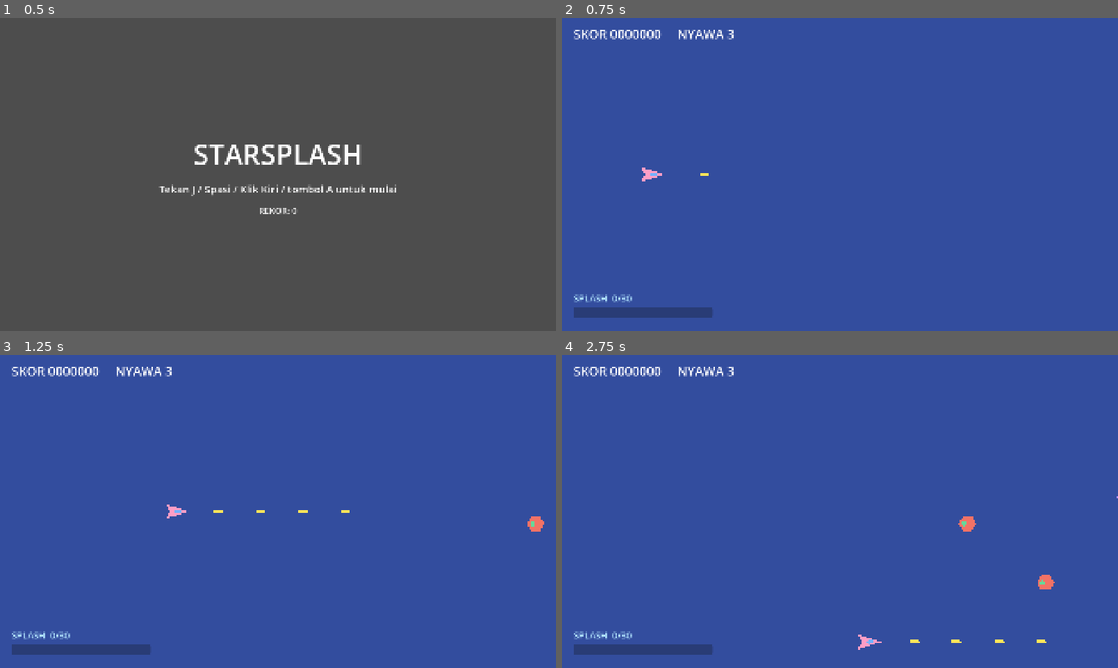
Above: before the commit, frames 1-4 (two rows, left to right).
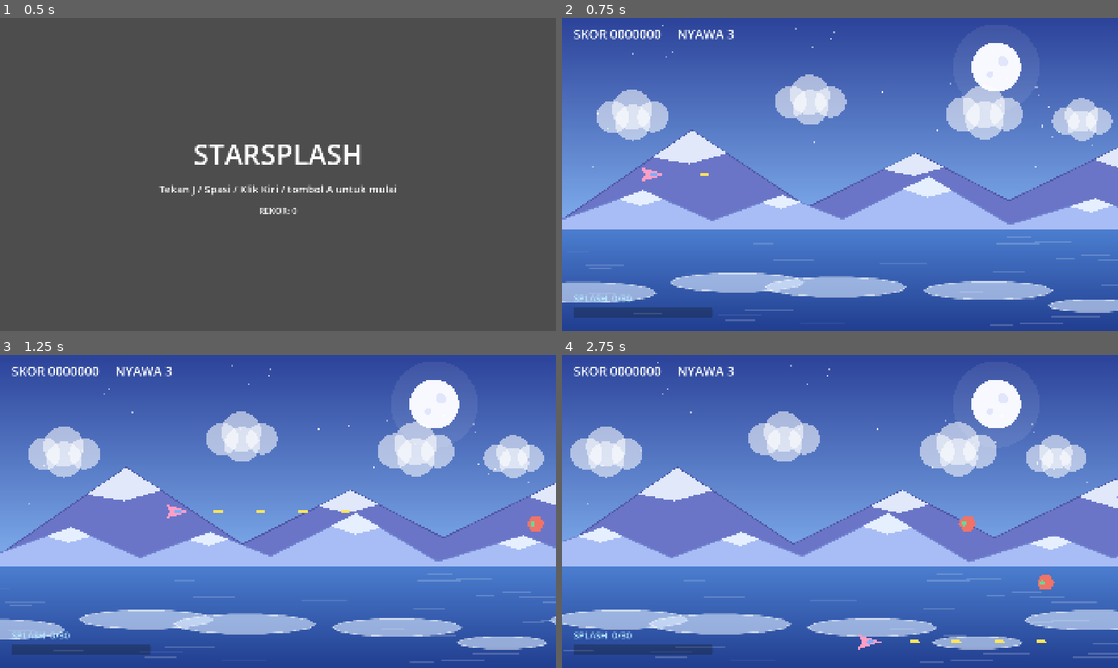
Above: after the commit, the same moments.

Repository: IhsanDwiPutra/Starsplash
Game: Godot game, scene res://scenes/ui/main_menu.tscn
Same seed, same stepped clock (60 frames per second), same inputs: the game is played once before the commit and once after it.
Inputs:
- Up to frame 1 (0.5 s): no input
- Up to frame 2 (0.75 s): tap Enter at 0.5 s; hold D (move_right) from 0.53 s (still down); hold J (fire) from 0.53 s (still down)
- Up to frame 3 (1.25 s): keep holding D (move_right); keep holding J (fire)
- Up to frame 4 (2.75 s): release D (move_right) at 1.28 s; release J (fire) at 1.28 s; hold S (move_down) 1.28-2.03 s; tap L (splash) at 1.35 s; hold D (move_right) from 2.03 s (still down); hold J (fire) from 2.03 s (still down)

Frame 1 is identical in both runs. In frame 2, 65% of the frame differs, in the area x 0-100%, y 2-98%; in frame 3, 65%; in frame 4, 65%.

Commit message:
feat: procedural parallax background for Frozen Sea world

Diff:
--- a/scenes/levels/test_level.tscn
+++ b/scenes/levels/test_level.tscn
@@ -3,6 +3,7 @@
 [ext_resource type="Script" path="res://scripts/levels/test_level.gd" id="1_level"]
 [ext_resource type="PackedScene" path="res://scenes/player/player.tscn" id="2_player"]
 [ext_resource type="Script" path="res://scripts/ui/hud.gd" id="3_hud"]
+[ext_resource type="Script" path="res://scripts/fx/parallax_background.gd" id="4_bg"]
 
 [node name="TestLevel" type="Node2D"]
 script = ExtResource("1_level")
@@ -17,6 +18,9 @@
 grow_horizontal = 2
 grow_vertical = 2
 color = Color(0.2, 0.3, 0.62, 1)
+
+[node name="Parallax" type="Node2D" parent="Background"]
+script = ExtResource("4_bg")
 
 [node name="Enemies" type="Node2D" parent="."]
 
--- /dev/null
+++ b/scripts/fx/bg_layer.gd
@@ -0,0 +1,59 @@
+class_name BgLayer
+extends Node2D
+## Satu lapisan parallax prosedural. Bentuk digambar sekali (2 salinan untuk looping mulus)
+## lalu hanya digeser, jadi murah untuk Web/Android.
+
+var speed: float = 0.0
+var tile_width: float = 3840.0
+
+var _items: Array[Dictionary] = []
+
+
+func add_poly(points: PackedVector2Array, color: Color, outline: Color = Color(0, 0, 0, 0), closed_outline_count: int = 0) -> void:
+	_items.append({"kind": "poly", "pts": points, "color": color, "outline": outline, "outline_count": closed_outline_count})
+
+
+func add_gradient(points: PackedVector2Array, colors: PackedColorArray) -> void:
+	_items.append({"kind": "gradient", "pts": points, "colors": colors})
+
+
+func add_circle(pos: Vector2, radius: float, color: Color) -> void:
+	_items.append({"kind": "circle", "pos": pos, "r": radius, "color": color})
+
+
+func add_line(from: Vector2, to: Vector2, color: Color, width: float) -> void:
+	_items.append({"kind": "line", "a": from, "b": to, "color": color, "width": width})
+
+
+func _process(delta: float) -> void:
+	if speed <= 0.0:
+		return
+	position.x -= speed * delta
+	if position.x <= -tile_width:
+		position.x += tile_width
+
+
+func _draw() -> void:
+	var copies: int = 2 if speed > 0.0 else 1
+	for copy in copies:
+		draw_set_transform(Vector2(tile_width * copy, 0.0))
+		for item in _items:
+			_draw_item(item)
+	draw_set_transform(Vector2.ZERO)
+
+
+func _draw_item(item: Dictionary) -> void:
+	match item["kind"]:
+		"poly":
+			draw_colored_polygon(item["pts"], item["color"])
+			var outline: Color = item["outline"]
+			if outline.a > 0.0:
+				var pts: PackedVector2Array = item["pts"]
+				var count: int = item["outline_count"] if item["outline_count"] > 0 else pts.size()
+				draw_polyline(pts.slice(0, count), outline, 4.0, true)
+		"gradient":
+			draw_polygon(item["pts"], item["colors"])
+		"circle":
+			draw_circle(item["pos"], item["r"], item["color"])
+		"line":
+			draw_line(item["a"], item["b"], item["color"], item["width"], true)
--- /dev/null
+++ b/scripts/fx/parallax_background.gd
@@ -0,0 +1,132 @@
+extends Node2D
+## Background parallax dunia Laut Beku (placeholder prosedural, pastel flat).
+## Semua bentuk dibuat dari kode dengan seed tetap, jadi hasilnya selalu sama.
+
+const SCREEN: Vector2 = Vector2(1920.0, 1080.0)
+const TILE_W: float = 3840.0
+const HORIZON_Y: float = 720.0
+
+const SKY_TOP: Color = Color(0.17, 0.26, 0.6)
+const SKY_HORIZON: Color = Color(0.5, 0.68, 0.93)
+const SEA_TOP: Color = Color(0.3, 0.5, 0.82)
+const SEA_BOTTOM: Color = Color(0.13, 0.24, 0.56)
+const FAR_MOUNTAIN: Color = Color(0.42, 0.46, 0.78)
+const FAR_OUTLINE: Color = Color(0.3, 0.33, 0.64)
+const ICEBERG: Color = Color(0.66, 0.74, 0.96)
+const ICEBERG_OUTLINE: Color = Color(0.44, 0.52, 0.82)
+const SNOW: Color = Color(0.93, 0.96, 1.0, 0.9)
+
+var _rng: RandomNumberGenerator = RandomNumberGenerator.new()
+
+
+func _ready() -> void:
+	_rng.seed = 7
+	_build_sky()
+	_build_stars()
+	_build_clouds()
+	_build_mountains(FAR_MOUNTAIN, FAR_OUTLINE, 25.0, HORIZON_Y + 10.0, 230.0, 430.0, 260.0, 520.0)
+	_build_mountains(ICEBERG, ICEBERG_OUTLINE, 70.0, HORIZON_Y + 10.0, 90.0, 210.0, 160.0, 320.0)
+	_build_ripples()
+	_build_floes()
+
+
+func _new_layer(speed: float) -> BgLayer:
+	var layer := BgLayer.new()
+	layer.speed = speed
+	layer.tile_width = TILE_W
+	add_child(layer)
+	return layer
+
+
+func _build_sky() -> void:
+	var layer: BgLayer = _new_layer(0.0)
+	layer.add_gradient(
+		PackedVector2Array([Vector2(0, 0), Vector2(SCREEN.x, 0), Vector2(SCREEN.x, HORIZON_Y), Vector2(0, HORIZON_Y)]),
+		PackedColorArray([SKY_TOP, SKY_TOP, SKY_HORIZON, SKY_HORIZON]))
+	layer.add_gradient(
+		PackedVector2Array([Vector2(0, HORIZON_Y), Vector2(SCREEN.x, HORIZON_Y), Vector2(SCREEN.x, SCREEN.y), Vector2(0, SCREEN.y)]),
+		PackedColorArray([SEA_TOP, SEA_TOP, SEA_BOTTOM, SEA_BOTTOM]))
+	layer.add_circle(Vector2(1500.0, 170.0), 150.0, Color(1, 1, 1, 0.08))
+	layer.add_circle(Vector2(1500.0, 170.0), 85.0, Color(0.97, 0.97, 1.0, 1.0))
+	layer.add_circle(Vector2(1522.0, 150.0), 18.0, Color(0.88, 0.9, 0.98, 1.0))
+	layer.add_circle(Vector2(1478.0, 195.0), 12.0, Color(0.88, 0.9, 0.98, 1.0))
+
+
+func _build_stars() -> void:
+	var layer: BgLayer = _new_layer(8.0)
+	for i in 70:
+		var pos := Vector2(_rng.randf_range(20.0, TILE_W - 20.0), _rng.randf_range(20.0, 520.0))
+		layer.add_circle(pos, _rng.randf_range(1.5, 3.5), Color(1, 1, 1, _rng.randf_range(0.4, 0.9)))
+
+
+func _build_clouds() -> void:
+	var layer: BgLayer = _new_layer(45.0)
+	for i in 7:
+		var cx: float = (TILE_W / 7.0) * i + _rng.randf_range(100.0, 300.0)
+		var cy: float = _rng.randf_range(120.0, 460.0)
+		var scale_f: float = _rng.randf_range(0.8, 1.5)
+		var color := Color(1, 1, 1, 0.55)
+		layer.add_circle(Vector2(cx, cy), 50.0 * scale_f, color)
+		layer.add_circle(Vector2(cx + 60.0 * scale_f, cy - 22.0 * scale_f), 62.0 * scale_f, color)
+		layer.add_circle(Vector2(cx + 125.0 * scale_f, cy), 48.0 * scale_f, color)
+		layer.add_circle(Vector2(cx + 62.0 * scale_f, cy + 18.0 * scale_f), 55.0 * scale_f, color)
+
+
+func _build_mountains(color: Color, outline: Color, speed: float, base_y: float,
+		h_min: float, h_max: float, step_min: float, step_max: float) -> void:
+	var layer: BgLayer = _new_layer(speed)
+	var pts := PackedVector2Array()
+	var peak_indices: Array[int] = []
+	pts.append(Vector2(0.0, base_y - 30.0))
+	var x: float = 0.0
+	var high: bool = true
+	while true:
+		x += _rng.randf_range(step_min, step_max)
+		if x >= TILE_W - step_min:
+			break
+		if high:
+			peak_indices.append(pts.size())
+			pts.append(Vector2(x, base_y - _rng.randf_range(h_min, h_max)))
+		else:
+			pts.append(Vector2(x, base_y - _rng.randf_range(10.0, h_min * 0.45)))
+		high = not high
+	pts.append(Vector2(TILE_W, base_y - 30.0))
+	var skyline_count: int = pts.size()
+	pts.append(Vector2(TILE_W, base_y + 2.0))
+	pts.append(Vector2(0.0, base_y + 2.0))
+	layer.add_poly(pts, color, outline, skyline_count)
+	for idx in peak_indices:
+		_add_snow_cap(layer, pts, idx)
+
+
+func _add_snow_cap(layer: BgLayer, pts: PackedVector2Array, idx: int) -> void:
+	if idx <= 0 or idx >= pts.size() - 3:
+		return
+	var apex: Vector2 = pts[idx]
+	var left: Vector2 = apex.lerp(pts[idx - 1], 0.3)
+	var right: Vector2 = apex.lerp(pts[idx + 1], 0.3)
+	var low := Vector2((left.x + right.x) * 0.5, maxf(left.y, right.y) + 22.0)
+	layer.add_poly(PackedVector2Array([apex, right, low, left]), SNOW)
+
+
+func _build_ripples() -> void:
+	var layer: BgLayer = _new_layer(120.0)
+	for i in 55:
+		var y: float = _rng.randf_range(HORIZON_Y + 30.0, SCREEN.y - 20.0)
+		var x: float = _rng.randf_range(0.0, TILE_W - 200.0)
+		var length: float = _rng.randf_range(60.0, 170.0)
+		layer.add_line(Vector2(x, y), Vector2(x + length, y), Color(1, 1, 1, 0.18), 4.0)
+
+
+func _build_floes() -> void:
+	var layer: BgLayer = _new_layer(200.0)
+	for i in 9:
+		var cx: float = (TILE_W / 9.0) * i + _rng.randf_range(60.0, 260.0)
+		var cy: float = _rng.randf_range(HORIZON_Y + 130.0, SCREEN.y - 40.0)
+		var w: float = _rng.randf_range(140.0, 280.0)
+		var h: float = w * 0.14
+		var pts := PackedVector2Array()
+		for step in 14:
+			var a: float = TAU * float(step) / 14.0
+			pts.append(Vector2(cx + cos(a) * w, cy + sin(a) * h))
+		layer.add_poly(pts, Color(0.86, 0.92, 1.0, 0.6), Color(1, 1, 1, 0.5))
Not shown, added: scripts/fx/bg_layer.gd.uid
Not shown, added: scripts/fx/parallax_background.gd.uid
Not shown, changed: docs/ROADMAP.md
